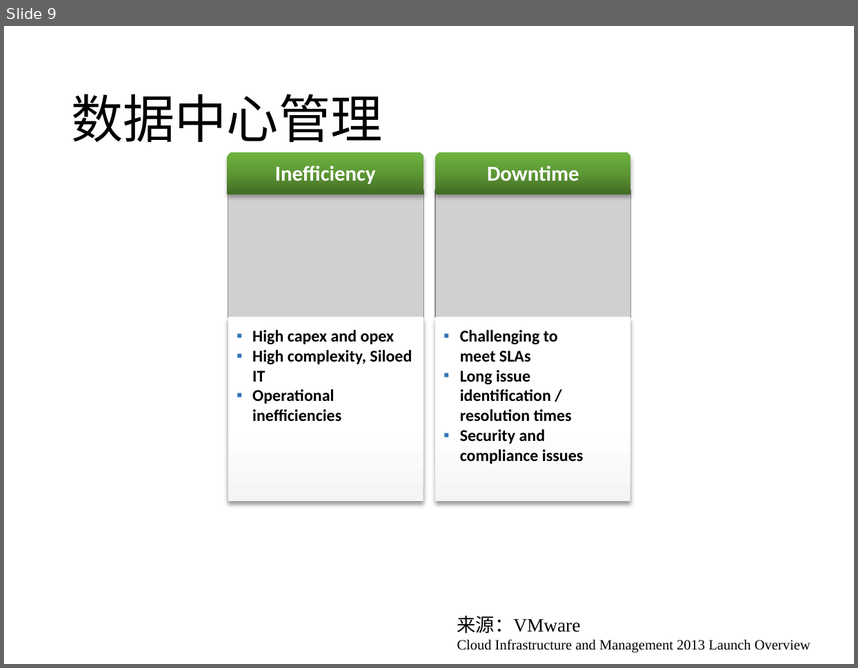
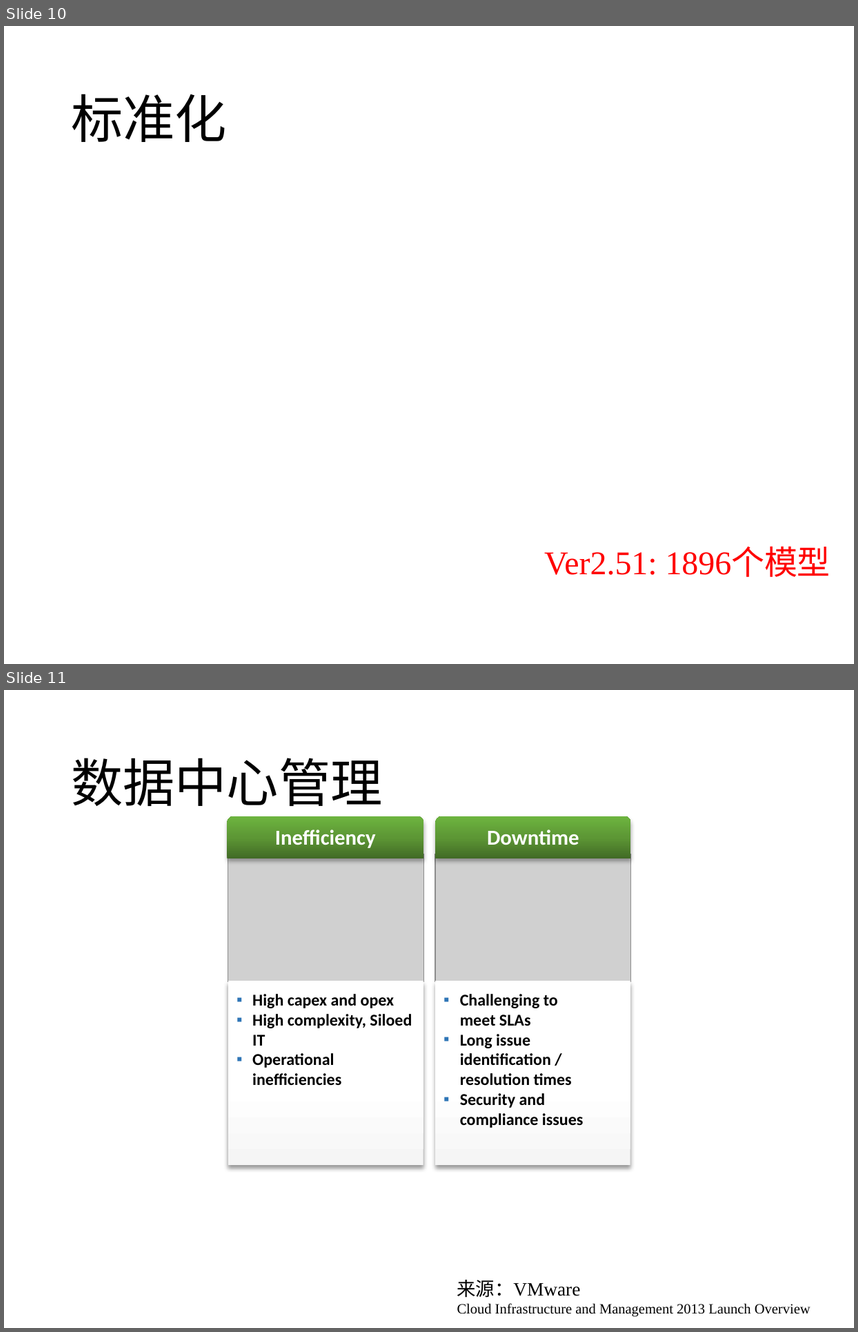
Before and after one commit to cs-course/data-center-course, a slide deck: data-center-2018-c07-08.pptx. Shown one above the other, each under a label of ours: slide 9 before the commit, slides 10 and 11 after it. The pictures are 858x668 and 858x1332 pixels, drawn with LibreOffice and Linux fonts; fonts in the diff are those of the drawing; grey boxes stand for pictures; background and template pictures are left out. Boxes give left, top, right and bottom in pixels: in the first picture for what was removed or moved away, otherwise in the second. Text is boxed around its words. In the diff, an @@ line names an element or a change of style, - is before the commit and + after.

```diff
--- a/data-center-2018-c07-08.pptx
+++ b/data-center-2018-c07-08.pptx
@@ slide 10 added at (x1=4, y1=26, x2=854, y2=664), background picture (left out) @@
@@ title added at (x1=71, y1=94, x2=227, y2=142), 44 pt, text #000000 @@
+标准化
@@ text added at (x1=544, y1=548, x2=831, y2=577), 28 pt, text #FF0000 @@
+Ver2.51: 1896个模型
@@ what was slide 9 is now slide 11 @@
```
Also in this commit, not shown: 2 slides changed, 1 other slide added.
